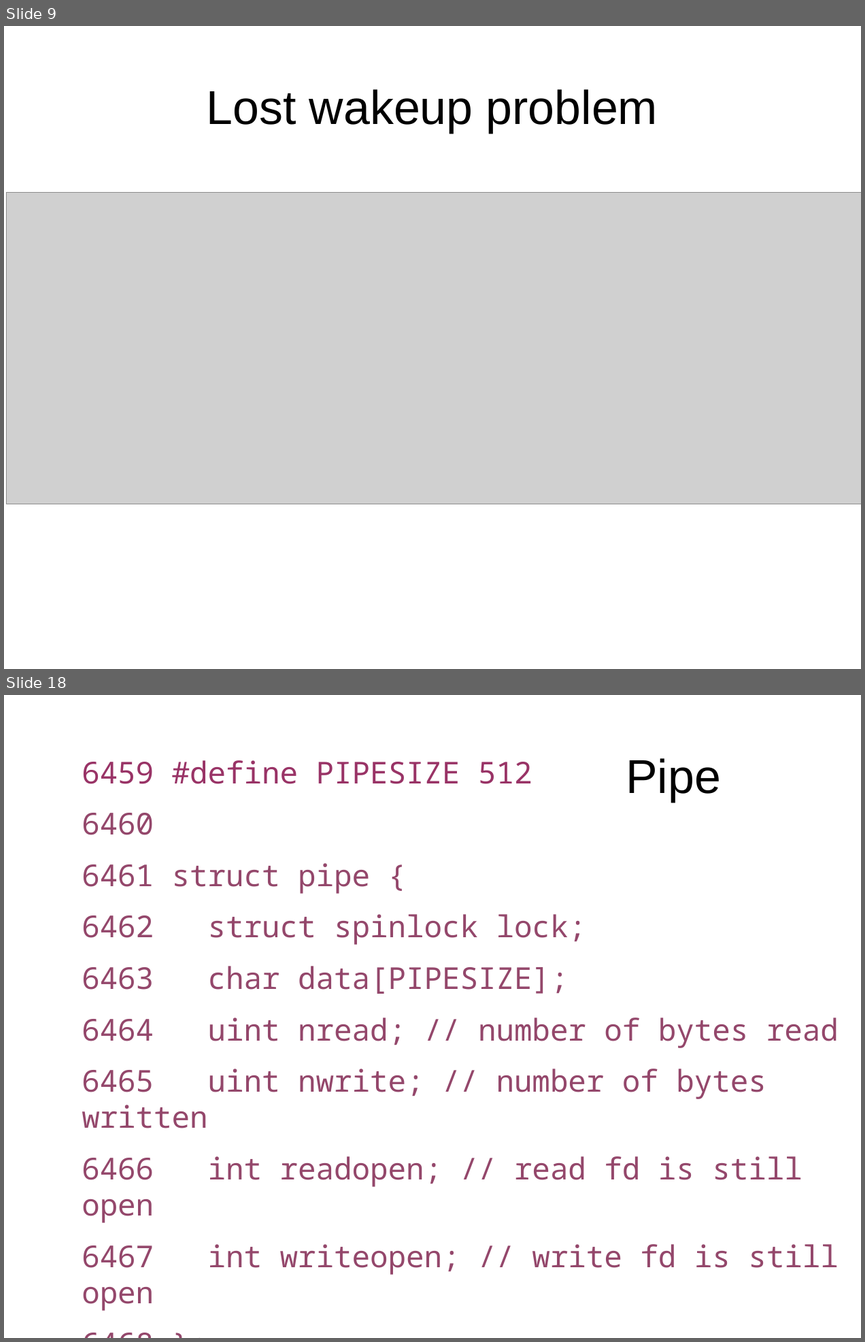
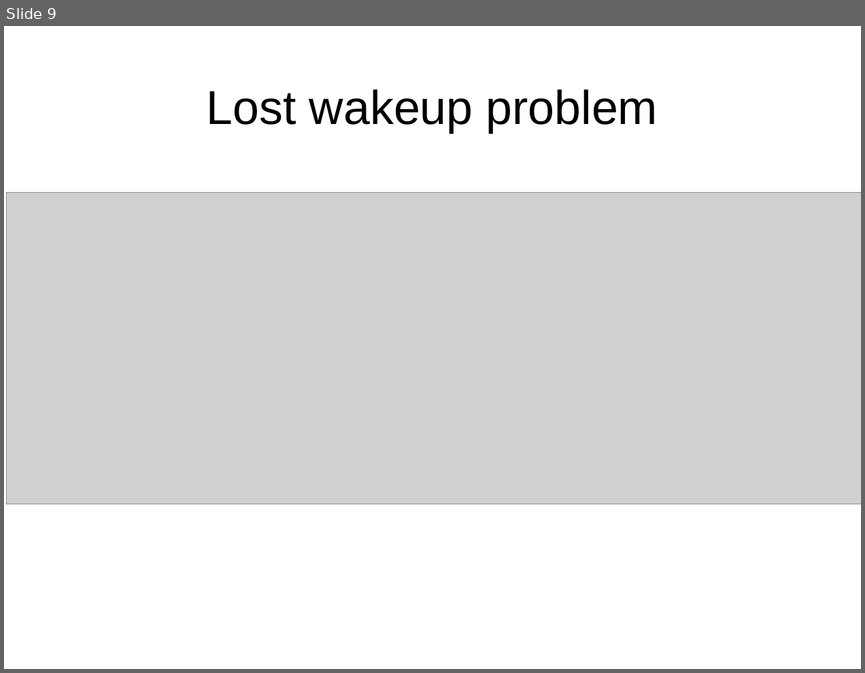
Before and after one commit to antonburtsev/cs5460, a slide deck: lectures/lecture17-locking-part3/lecture17-locking-part3.odp. Shown one above the other, each under a label of ours: slides 9 and 18 before the commit, slide 9 after it; the slides between them are not shown. The pictures are 865x1342 and 865x673 pixels, drawn with LibreOffice and Linux fonts; fonts in the diff are those of the drawing; grey boxes stand for pictures. Boxes give left, top, right and bottom in pixels: in the first picture for what was removed or moved away, otherwise in the second. Text is boxed around its words. In the diff, an @@ line names an element or a change of style, - is before the commit and + after.

```diff
--- a/lectures/lecture17-locking-part3/lecture17-locking-part3.odp
+++ b/lectures/lecture17-locking-part3/lecture17-locking-part3.odp
@@ slide 18 removed at bbox=[4, 695, 861, 1338], background #FFFFFF @@
@@ text removed at bbox=[82, 760, 838, 1310] @@
-6459 #define PIPESIZE 512
-6460
-6461 struct pipe {
-6462 struct spinlock lock;
-6463 char data[PIPESIZE];
-6464 uint nread; // number of bytes read
-6465 uint nwrite; // number of bytes written
-6466 int readopen; // read fd is still open
-6467 int writeopen; // write fd is still open
-6468 };
@@ title removed at bbox=[626, 758, 721, 802] @@
-Pipe
```
Also in this commit, not shown: 11 other slides removed, 1 other file.
